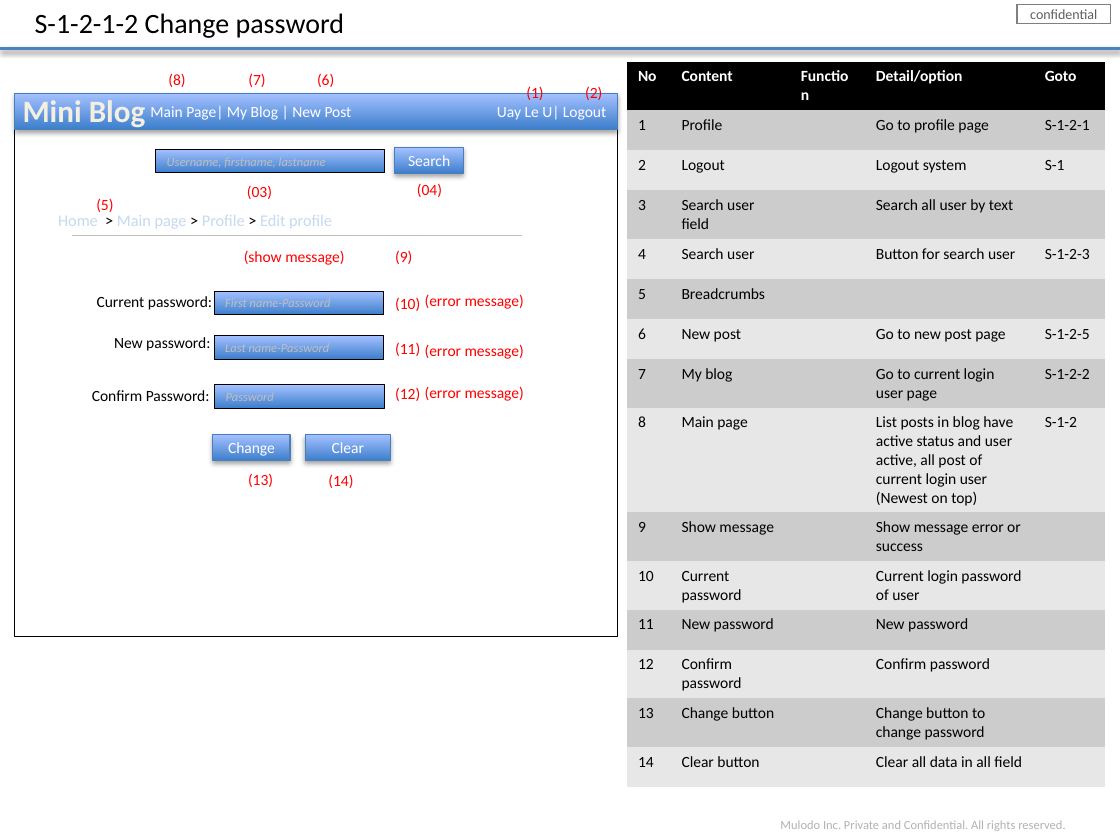
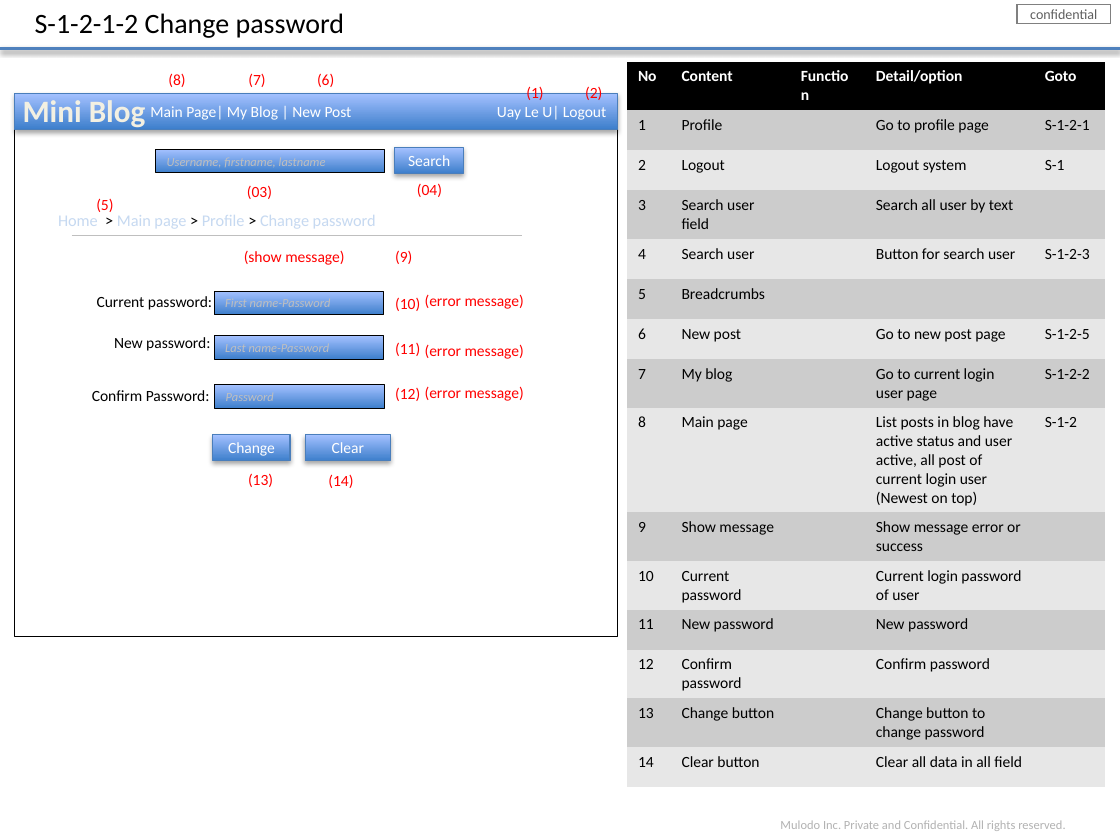
Before and after one commit to Mulodo-Java-Training/miniblog-le.uay, a slide deck: slide 8 of doc/frontend/wireframe/TRN-MiniBlog_WireframeDesign_UayLe.pptx. Drawn at 1120x840 pixels with LibreOffice and Linux fonts; fonts in the diff are those of the drawing; background and template pictures are left out. Boxes give left, top, right and bottom in pixels: in the first picture for what was removed or moved away, otherwise in the second. Text is boxed around its words. In the diff, an @@ line names an element or a change of style, - is before the commit and + after.

Commit message:
Prototype 22565 login + logout + home Prototype 22566 Update user info Prototype 22567 Search user by username/firstname/lastname Prototype 22568 Change password Prototype 22569 List all posts

```diff
--- a/doc/frontend/wireframe/TRN-MiniBlog_WireframeDesign_UayLe.pptx
+++ b/doc/frontend/wireframe/TRN-MiniBlog_WireframeDesign_UayLe.pptx
@@ text at (x1=58, y1=215, x2=376, y2=229): text changed @@
-Home > Main page > Profile > Edit profile
+Home > Main page > Profile > Change password
```
Also in this commit, not shown: 1 other slide changed, 46 other files.
